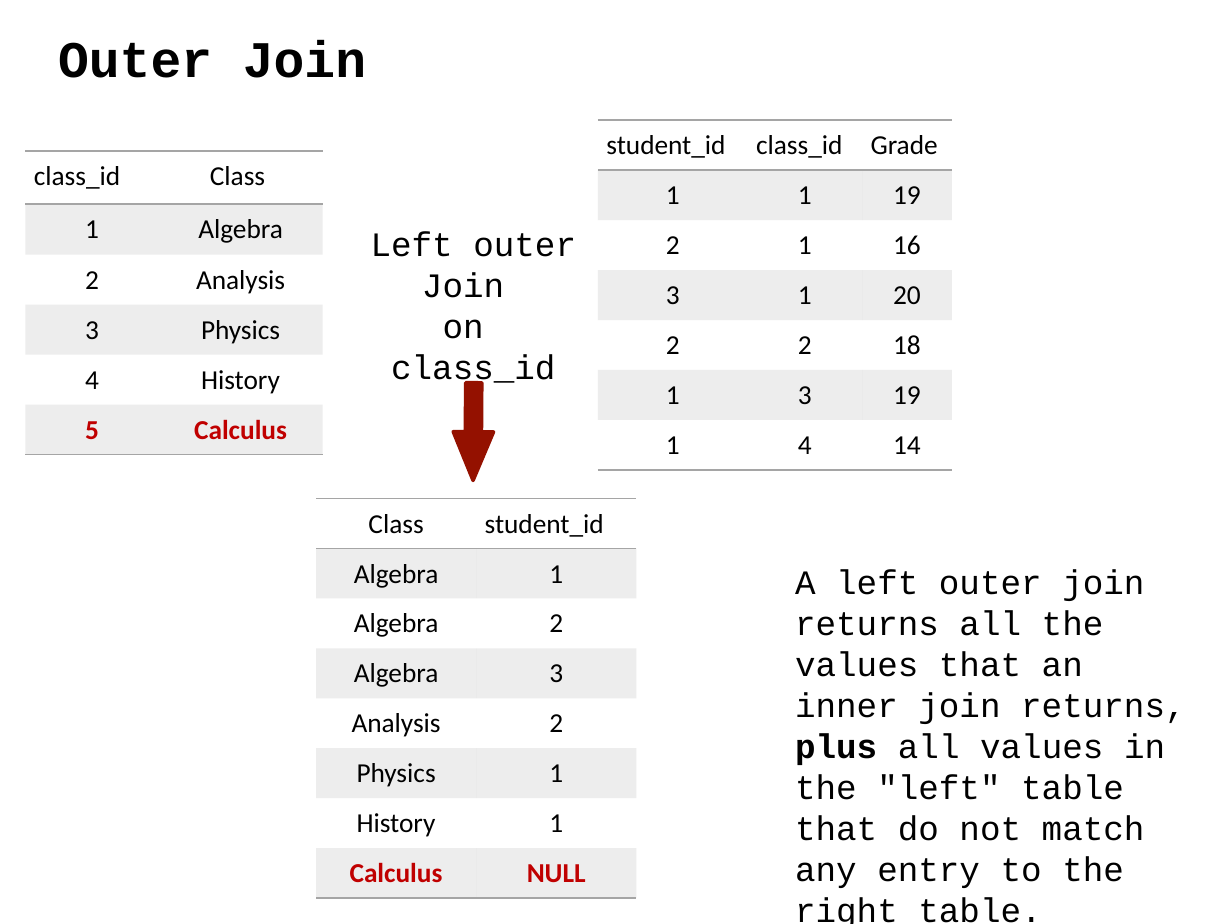
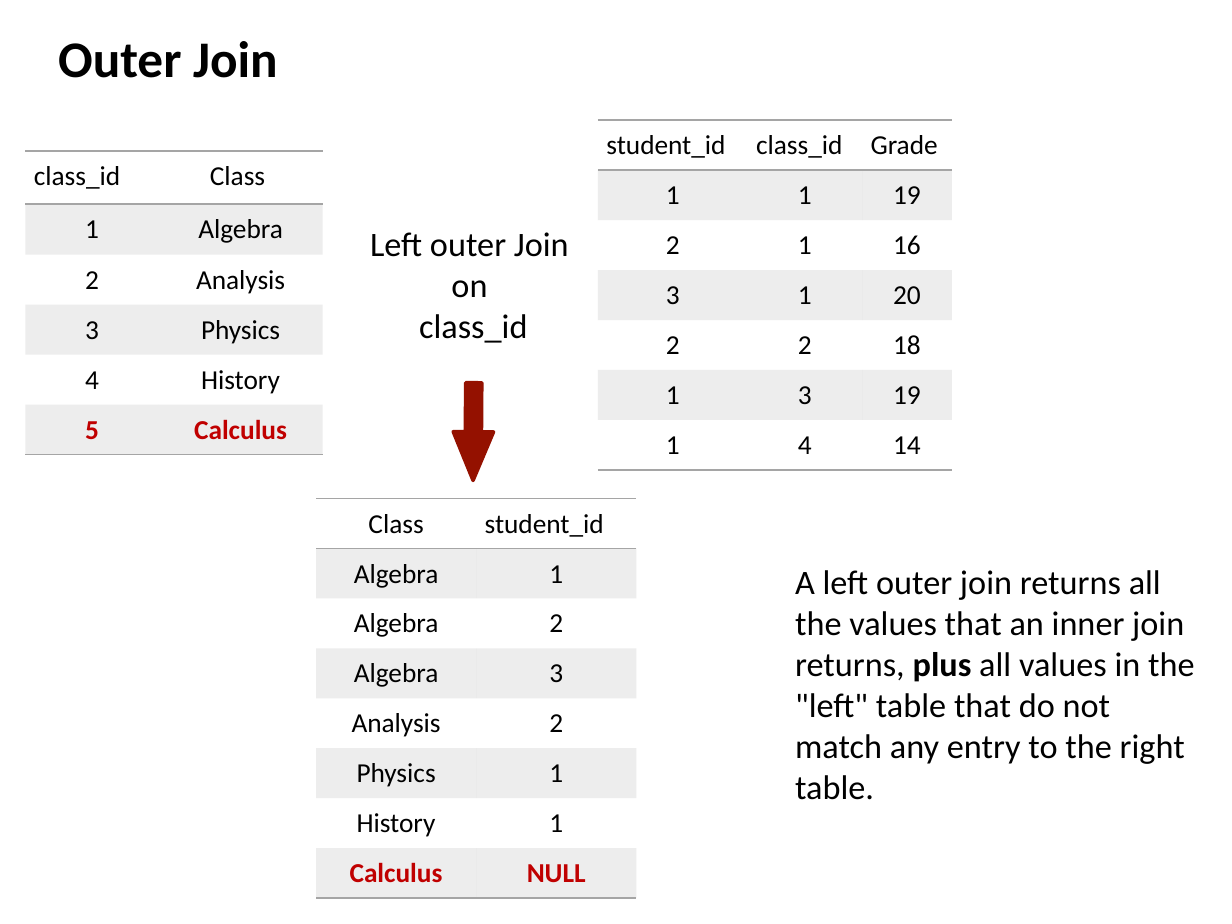
Before and after one commit to ipeirotis/introduction-to-databases, a slide deck: slide 13 of session4/C-SQL_Joins.pptx. Drawn at 1232x924 pixels with LibreOffice and Linux fonts; fonts in the diff are those of the drawing. Boxes give left, top, right and bottom in pixels: in the first picture for what was removed or moved away, otherwise in the second. Text is boxed around its words. In the diff, an @@ line names an element or a change of style, - is before the commit and + after.

```diff
--- a/session4/C-SQL_Joins.pptx
+++ b/session4/C-SQL_Joins.pptx
@@ font Courier New to Calibri in 3 elements at (x1=58, y1=41, x2=278, y2=78), (x1=795, y1=570, x2=1194, y2=800), (x1=370, y1=232, x2=569, y2=343) @@
```
Also in this commit, not shown: 14 other slides changed, 2 slides added, 2 slides removed.
